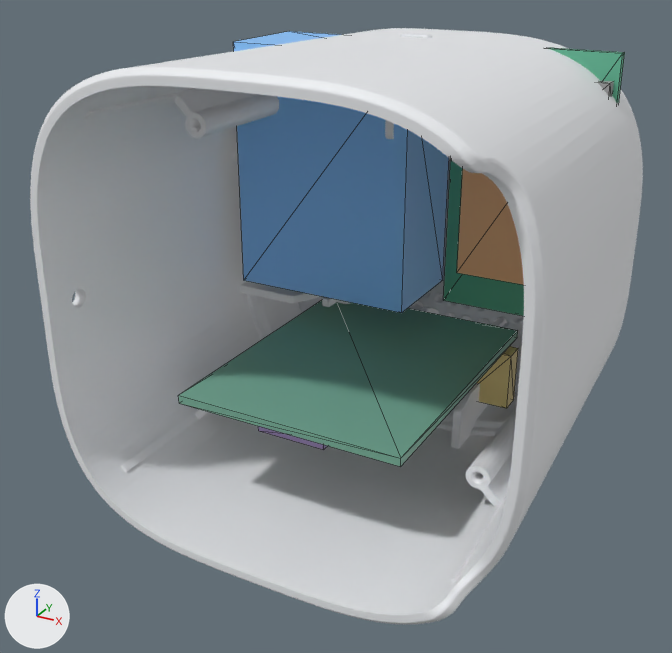
Renders of the glTF model hardware/modular/enclosure/assembly/original.glb from each side of a commit.
Camera for both pictures: a camera (50 mm lens) standing at (74.3, -189.4, 61.3) and looking at (-3.5, -48.0, -9.4). The lights are fixed; the arrows at lower left show +X, +Y and +Z. The older version comes first. Mesh edges are drawn as thin lines on the coarser meshes.

The first picture shows 'Base', 'CO2 carrier', 'Cover', 'ESP32-C3', 'Grill', 'PCB', 'PMS5003T', 'SGP41', 'SenseAir S8' and 1 more.
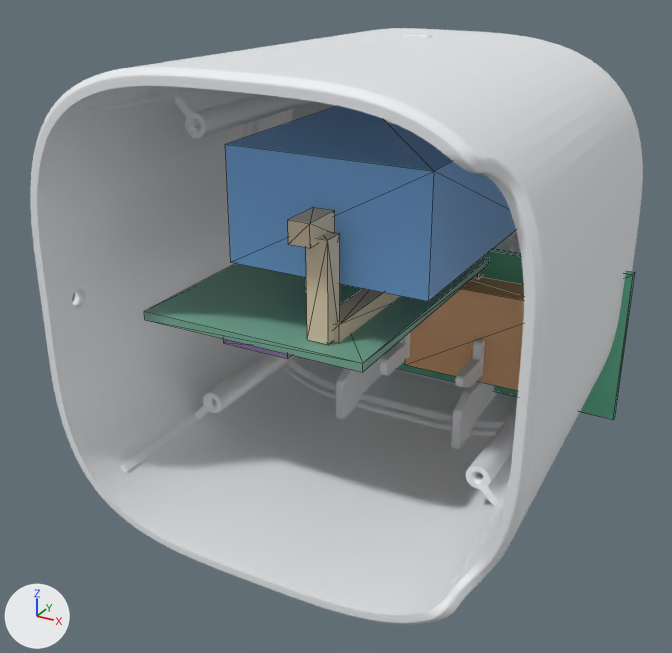
The change, as a list of edits to the scene's bpy script:
```text
Add mat_defaultmaterial_014:
    mat_defaultmaterial_014 = bpy.data.materials.new('DefaultMaterial.014')
    mat_defaultmaterial_014.use_nodes = True; mat_defaultmaterial_014.node_tree.nodes.clear()
    _N = mat_defaultmaterial_014.node_tree.nodes; _L = mat_defaultmaterial_014.node_tree.links
    n0 = _N.new('ShaderNodeOutputMaterial'); n0.name = 'Material Output'
    n1 = _N.new('ShaderNodeBsdfPrincipled'); n1.name = 'Principled BSDF'
    n2 = _N.new('ShaderNodeVertexColor'); n2.name = 'Color Attribute'
    _L.new(n1.outputs[0], n0.inputs[0])  # 'BSDF' to 'Surface'
    _L.new(n2.outputs[0], n1.inputs[0])  # 'Color' to 'Base Color'
Change me_pcb:
    used by ob_pcb; location = (0.0, 0.0, 0.0)
    remove me_pcb.from_pydata(...)  # 8 vertices, 12 faces; spans x -22.0..22.0, y -73.0..-16.0, z -18.8..-17.2
    add me_pcb.from_pydata(...)  # 8 vertices, 12 faces; spans x -30.0..14.0, y -71.0..-14.0, z -4.8..-3.2
    me_pcb part 1: the whole mesh is moved by (-8.0, 2.0, 14.0)
Change me_esp32_c3:
    used by ob_esp32_c3; location = (0.0, 0.0, 0.0)
    remove me_esp32_c3.from_pydata(...)  # 8 vertices, 12 faces; spans x -6.6..6.6, y -70.6..-54.0, z -21.4..-19.0
    add me_esp32_c3.from_pydata(...)  # 8 vertices, 12 faces; spans x -14.6..-1.4, y -68.6..-52.0, z -7.0..-4.6
    me_esp32_c3 part 2: the whole mesh is moved by (-8.0, 2.0, 14.4)
Change me_sgp41:
    used by ob_sgp41; location = (0.0, 0.0, 0.0)
    remove me_sgp41.from_pydata(...)  # 8 vertices, 12 faces; spans x 13.12..23.12, y -22.85..-18.35, z -32.0..-20.0
    add me_sgp41.from_pydata(...)  # 8 vertices, 12 faces; spans x -38.16..-26.16, y -23.6..-13.6, z -6.25..-1.75
    me_sgp41 part 3: the whole mesh is scaled about its middle by (1.2, 2.22, 0.375), then moved by (-50.28, 2.0, 22.0)
Change me_pms5003t:
    used by ob_pms5003t; location = (0.0, 0.0, 0.0)
    remove me_pms5003t.from_pydata(...)  # 8 vertices, 12 faces; spans x -35.0..3.0, y -32.5..-11.5, z -11.0..39.0
    add me_pms5003t.from_pydata(...)  # 8 vertices, 12 faces; spans x -17.0..21.0, y -62.0..-12.0, z 5.5..26.5
    me_pms5003t part 4: the whole mesh is scaled about its middle by (1, 2.38, 0.42), then moved by (18.0, -15.0, 2.0)
Change me_co2_carrier:
    used by ob_co2_carrier; location = (0.0, 0.0, 0.0)
    remove me_co2_carrier.from_pydata(...)  # 8 vertices, 12 faces; spans x 4.0..36.0, y -13.1..-11.5, z -15.0..39.0
    add me_co2_carrier.from_pydata(...)  # 8 vertices, 12 faces; spans x -11.0..43.0, y -13.2..-11.6, z -34.0..-2.0
    me_co2_carrier part 5: the whole mesh is scaled about its middle by (1.69, 1, 0.593), then moved by (-4.0, -0.1, -30.0)
Change me_senseair_s8:
    used by ob_senseair_s8; location = (0.0, 0.0, 0.0)
    remove me_senseair_s8.from_pydata(...)  # 8 vertices, 12 faces; spans x 10.0..30.0, y -21.6..-13.1, z -4.8..28.8
    add me_senseair_s8.from_pydata(...)  # 8 vertices, 12 faces; spans x -0.8..32.8, y -21.6..-13.1, z -28.0..-8.0
    me_senseair_s8 part 6: the whole mesh is scaled about its middle by (1.68, 1, 0.597), then moved by (-4.0, 0.0, -30.0)
Add me_pm_cable:
    me_pm_cable.from_pydata(...)  # a box spanning x 0.0..4.0, y -70.0..-62.0, z 14.0..18.0; a box spanning x 2.0..6.0, y -68.0..-64.0, z -3.0..15.0; a box spanning x 3.0..7.0, y -66.0..-42.0, z -4.0..0.0
    me_pm_cable.materials.append(mat_defaultmaterial_014)
Add ob_pm_cable:
    ob_pm_cable = bpy.data.objects.new('PM cable', me_pm_cable)
    ob_pm_cable.location = (0.0, 0.0, 0.0)
```

Where the change shows, as pixel boxes [x1, y1, x2, y2] in the pictures (672 x 653 px):
'PMS5003T', moved, rescaled (35% wider, 31% shorter): before [233, 31, 449, 313]; after [225, 106, 516, 301]
'PCB', moved: before [178, 300, 518, 467]; after [144, 257, 489, 372]
'SenseAir S8', moved, rescaled: before [457, 169, 524, 285]; after [405, 277, 524, 391]
'CO2 carrier', moved, rescaled (38% wider, 36% shorter): before [444, 48, 625, 316]; after [384, 249, 635, 420]
'PM cable', added: after [288, 207, 400, 345]
'SGP41', moved, rescaled (not visible afterwards): before [477, 346, 518, 408]
'ESP32-C3', moved: before [258, 426, 327, 450]; after [223, 339, 292, 359]
'Base', unchanged, uncovered by the edit: before [246, 33, 518, 436]; after [242, 33, 517, 436]
'Grill', unchanged, covered by the edit: before [298, 159, 524, 394]; after [292, 102, 521, 393]
